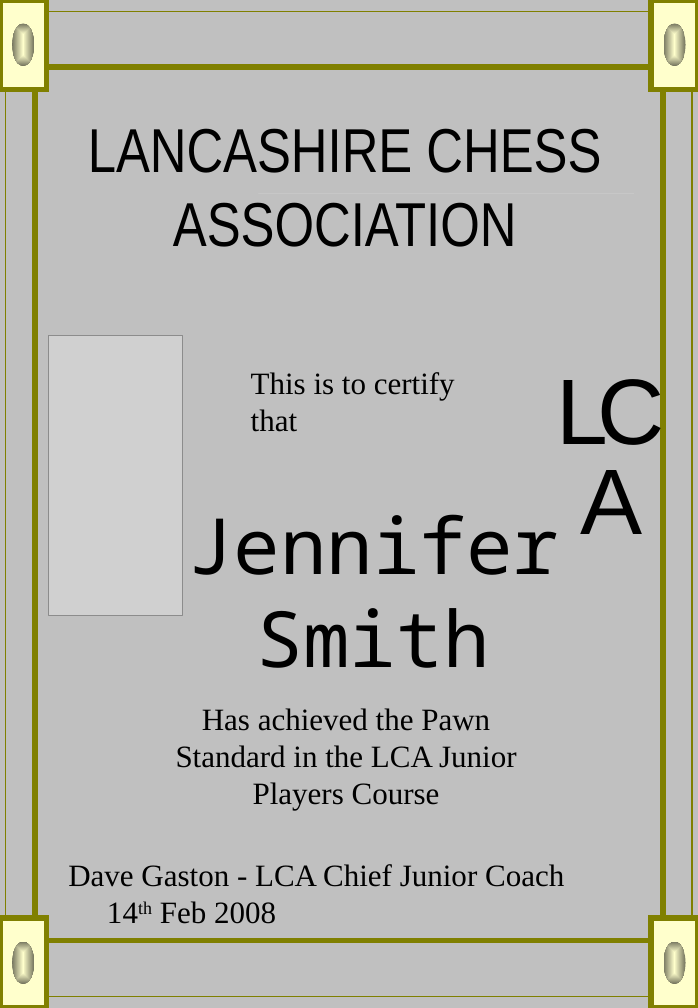
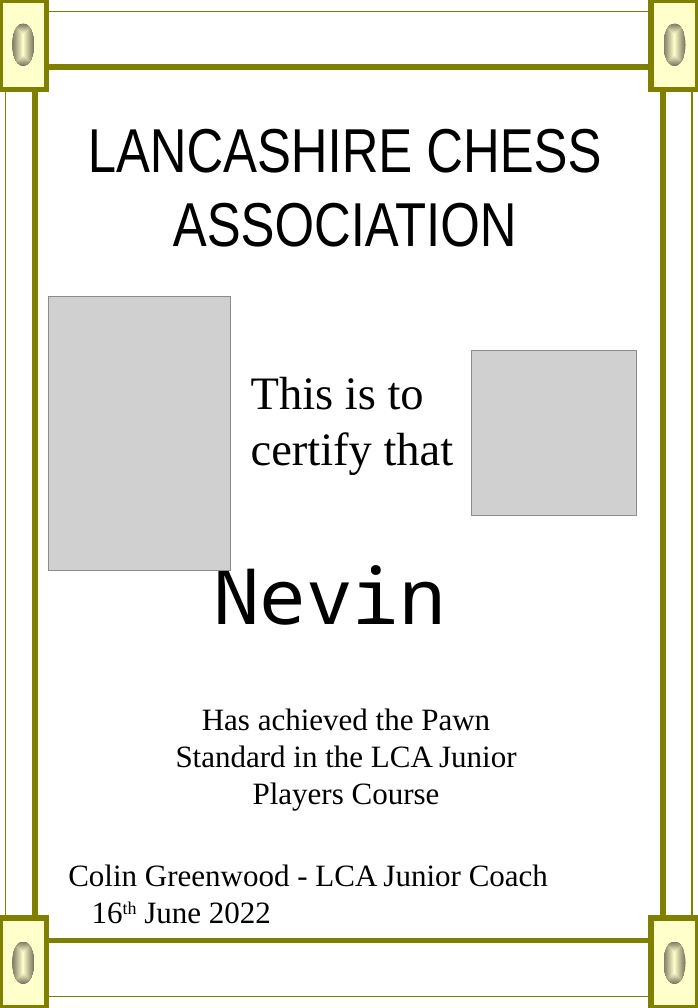
Before and after one commit to coling01/coling01.github.io, a slide deck: slide 1 of ChessCerts/PawnCert.ppt. Drawn at 698x1008 pixels with LibreOffice and Linux fonts; fonts in the diff are those of the drawing; grey boxes stand for pictures; background and template pictures are left out. Boxes give left, top, right and bottom in pixels: in the first picture for what was removed or moved away, otherwise in the second. Text is boxed around its words. In the diff, an @@ line names an element or a change of style, - is before the commit and + after.

```diff
--- a/ChessCerts/PawnCert.ppt
+++ b/ChessCerts/PawnCert.ppt
@@ background #C0C0C0 to #FFFFFF @@
@@ picture: place and size @@
-picture at (48,336,182,616)
+picture at (48,297,231,570)
@@ text "This is to certify that" at (251,376,454,474): size 24 to 36 pt; more space between paragraphs @@
@@ picture added at (471,350,636,515) @@
@@ text removed at (548,347,600,468) @@
-L
@@ text removed at (588,347,652,468) @@
-C
@@ text removed at (580,470,642,534) @@
-A
@@ subtitle removed at (187,514,559,668) @@
-Jennifer Smith
@@ subtitle added at (213,552,446,625), 60 pt, text #000000 @@
+Nevin
@@ text at (68,864,548,924): text changed @@
-Dave Gaston - LCA Chief Junior Coach 14th Feb 2008
+Colin Greenwood - LCA Junior Coach 16th June 2022
```
Also in this commit, not shown: 1 other slide changed.
